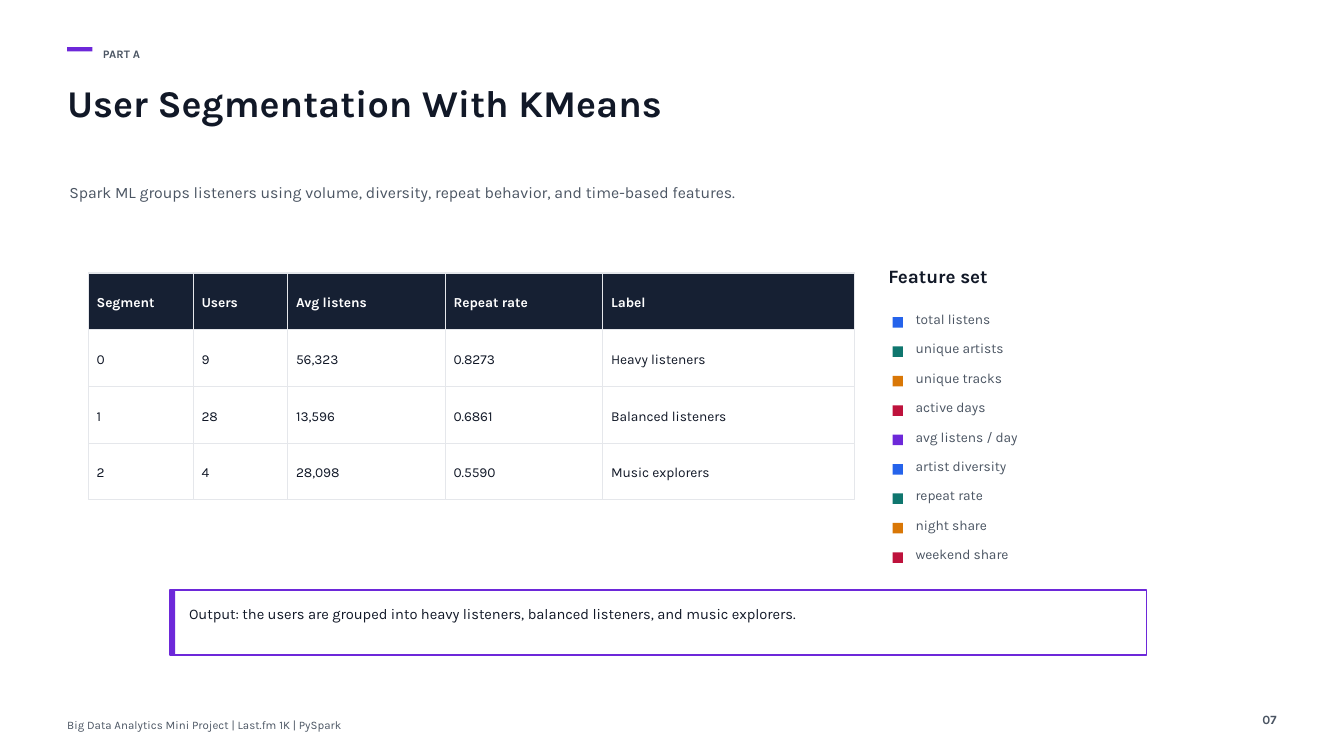
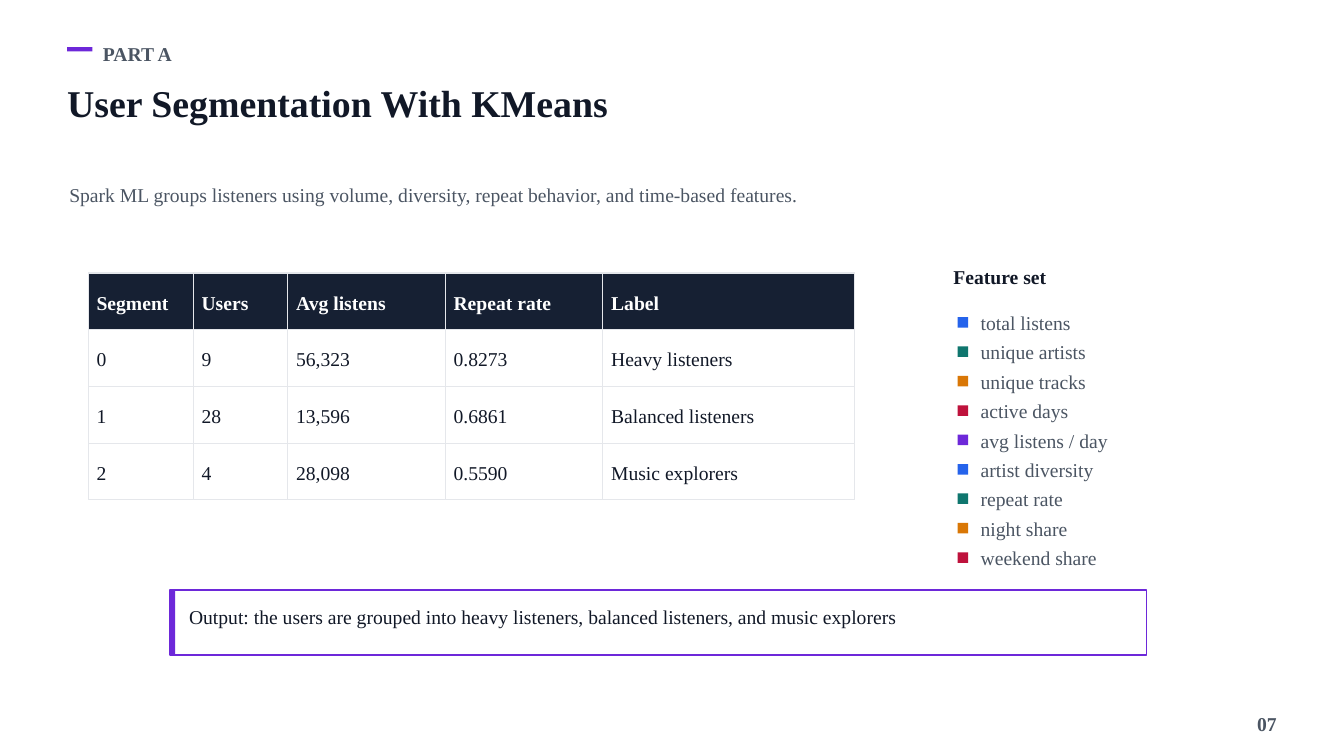
Before and after one commit to SSDharmawansa/music-recommendation-pyspark, a slide deck: slide 7 of Music_BigData_Assignment_Presentation.pptx. Drawn at 1344x756 pixels with LibreOffice and Linux fonts; fonts in the diff are those of the drawing. Boxes give left, top, right and bottom in pixels: in the first picture for what was removed or moved away, otherwise in the second. Text is boxed around its words. In the diff, an @@ line names an element or a change of style, - is before the commit and + after.

Commit message:
Add PDF and update presentation PPTX
Add exported PDF of the Music_BigData_Assignment presentation and update the PPTX. Binary changes include a new Music_BigData_Assignment_Presentation.pdf, a modified Music_BigData_Assignment_Presentation.pptx, and an added Office temp file (~$Music_BigData_Assignment_Presentation.pptx). Consider removing the temporary file or adding it to .gitignore.

```diff
--- a/Music_BigData_Assignment_Presentation.pptx
+++ b/Music_BigData_Assignment_Presentation.pptx
@@ text "PART A" at [103, 48, 172, 61]: size 8.2 to 14 pt, font Karla to Times New Roman @@
@@ text "User Segmentation With KMeans" at [67, 90, 607, 125]: font Karla to Times New Roman @@
@@ text "Spark ML groups listeners using ..." at [69, 188, 797, 206]: size 11.2 to 14 pt, font Karla to Times New Roman @@
@@ text "Feature set" at [953, 271, 1046, 285]: size 13.5 to 14 pt, font Karla to Times New Roman @@
@@ 10 texts, 9 rectangles: place and size @@
-10 texts, 9 rectangles at [888, 270, 1018, 563]
+10 texts, 9 rectangles at [953, 271, 1107, 565]
@@ size 9.8 to 14 pt, font Karla to Times New Roman in 29 elements at [97, 297, 169, 315], [202, 297, 249, 310], [296, 296, 385, 315], [454, 297, 551, 315], [611, 296, 659, 311], [97, 353, 107, 367], [202, 353, 212, 367], [296, 353, 350, 369], [454, 353, 508, 367], [611, 352, 732, 371], [97, 410, 107, 423], [202, 410, 222, 424], [296, 410, 350, 426], [454, 410, 508, 424], [611, 409, 754, 424], [97, 467, 107, 480], [202, 467, 212, 480], [296, 467, 350, 483], [454, 467, 508, 481], [611, 466, 738, 485], [981, 316, 1070, 330], [981, 346, 1086, 363], [981, 375, 1086, 393], [981, 404, 1068, 422], [981, 434, 1107, 452], [981, 463, 1094, 481], [981, 495, 1062, 510], [981, 522, 1067, 540], [981, 551, 1096, 565] @@
@@ text at [189, 610, 896, 629]: text changed; size 10.5 to 14 pt; font Karla to Times New Roman @@
-Output: the users are grouped into heavy listeners, balanced listeners, and music explorers.
+Output: the users are grouped into heavy listeners, balanced listeners, and music explorers
@@ text "07" at [1257, 718, 1277, 731]: size 9 to 14 pt, font Karla to Times New Roman @@
@@ text removed at [67, 721, 342, 732] @@
-Big Data Analytics Mini Project | Last.fm 1K | PySpark
```
Also in this commit, not shown: 9 other slides changed, 2 other files.
